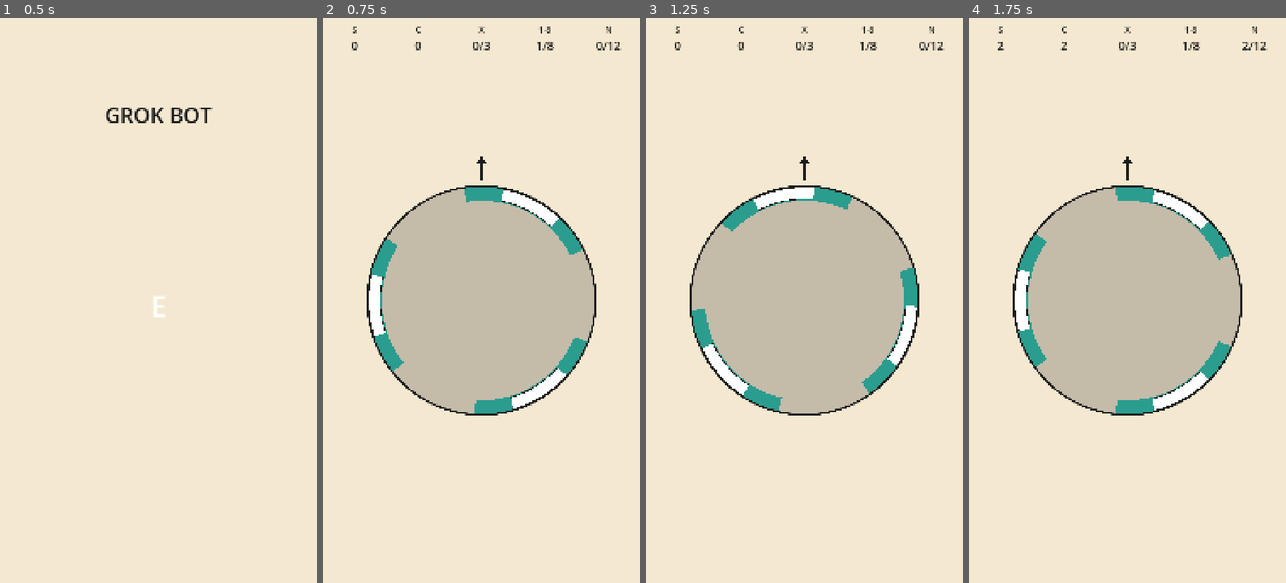
Above: before the commit, frames 1-4 (left to right).
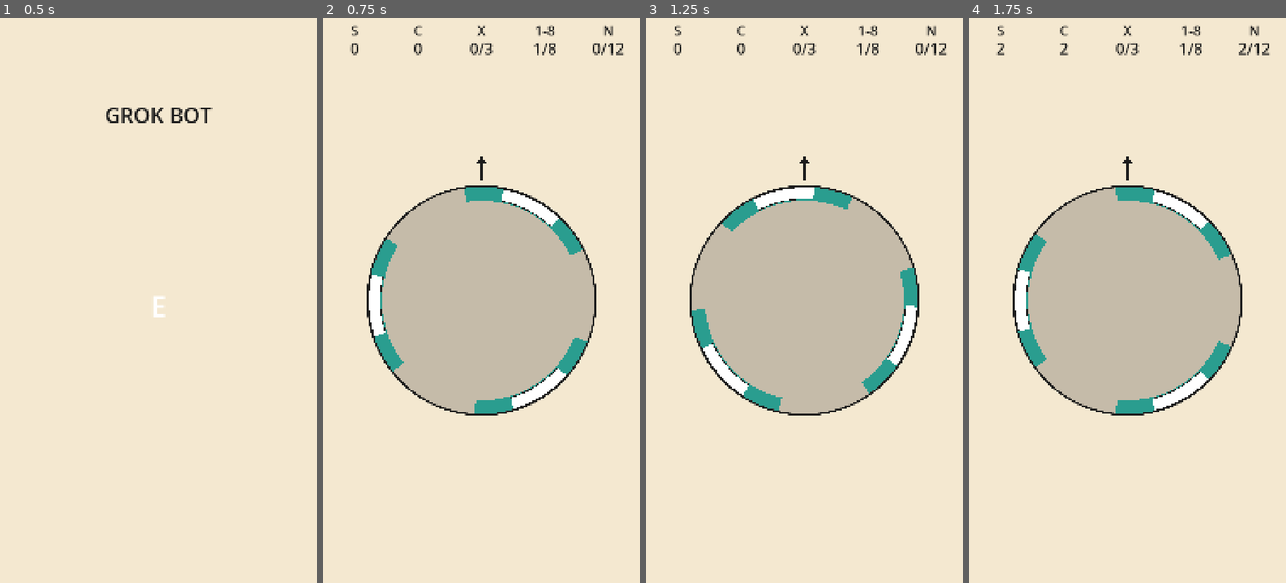
Above: after the commit, the same moments.

Repository: fallenblueray/Grok-Bot-Game
Game: Godot game, scene res://Boot.tscn
The game is run twice, just before and just after one commit, with the same random seed, the same clock (stepped at 60 frames per second) and the same inputs.
Inputs (mouse positions are in pixels of both pictures, inside the frame that each line leads up to):
- Up to frame 1 (0.5 s): no input
- Up to frame 2 (0.75 s): click "E" at 0.5 s
- Up to frame 3 (1.25 s): no input
- Up to frame 4 (1.75 s): tap Enter at 1.25 s; move the mouse to (1197, 272) at 1.27 s; hold D from 1.28 s (still down); tap 1 at 1.35 s; click (1197, 272) at 1.42 s; tap Space at 1.52 s

Frame 1 is identical in both runs. In frame 2, 0.7% of the frame differs, in the area x 8-95%, y 1-7%; in frame 3, 0.7%; in frame 4, 0.6%.

Commit message:
Enlarge Latin HUD captions so S/C/X/1-8/N read on 390px

Diff:
--- a/ModeE.gd
+++ b/ModeE.gd
@@ -112,7 +112,6 @@
 				teal.a = 1.0
 				_band(r_in, r_out, mid - ho, mid + ho, teal)
 				var ink_edge := Color(ink, 1.0)
-				# Perfect band ≈ 85% of outer radial (was 62% / ~6%R, too thin on 390).
 				var r_white_in := r_out - thick * 0.85
 				_band(r_white_in - 3.0, r_out, mid - hi, mid + hi, ink_edge)
 				_band(r_white_in, r_out - 2.0, mid - hi, mid + hi, white)
@@ -280,21 +279,21 @@
 func _make_hud_cell(host: Node, x: float, w: float, caption: String) -> Label:
 	var cap := Label.new()
 	cap.text = caption
-	cap.position = Vector2(x, 18)
-	cap.size = Vector2(w, 44)
+	cap.position = Vector2(x, 8)
+	cap.size = Vector2(w, 56)
 	cap.horizontal_alignment = HORIZONTAL_ALIGNMENT_CENTER
 	cap.vertical_alignment = VERTICAL_ALIGNMENT_CENTER
-	cap.add_theme_font_size_override("font_size", 28)
+	cap.add_theme_font_size_override("font_size", 48)
 	cap.add_theme_color_override("font_color", INK)
 	cap.mouse_filter = Control.MOUSE_FILTER_IGNORE
 	host.add_child(cap)
 
 	var l := Label.new()
-	l.position = Vector2(x, 58)
-	l.size = Vector2(w, 72)
+	l.position = Vector2(x, 64)
+	l.size = Vector2(w, 80)
 	l.horizontal_alignment = HORIZONTAL_ALIGNMENT_CENTER
 	l.vertical_alignment = VERTICAL_ALIGNMENT_CENTER
-	l.add_theme_font_size_override("font_size", 40)
+	l.add_theme_font_size_override("font_size", 52)
 	l.add_theme_color_override("font_color", INK)
 	l.mouse_filter = Control.MOUSE_FILTER_IGNORE
 	host.add_child(l)
